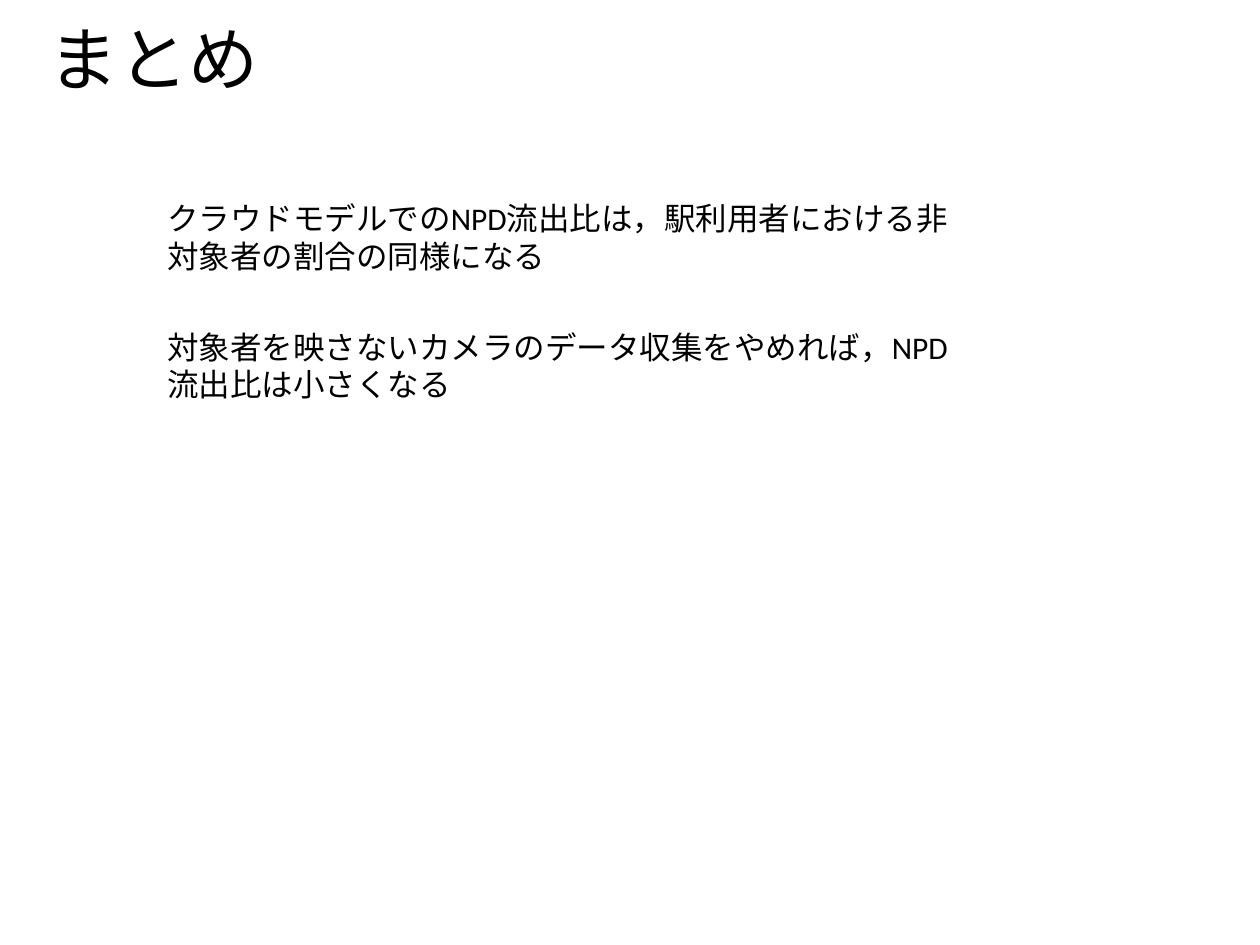
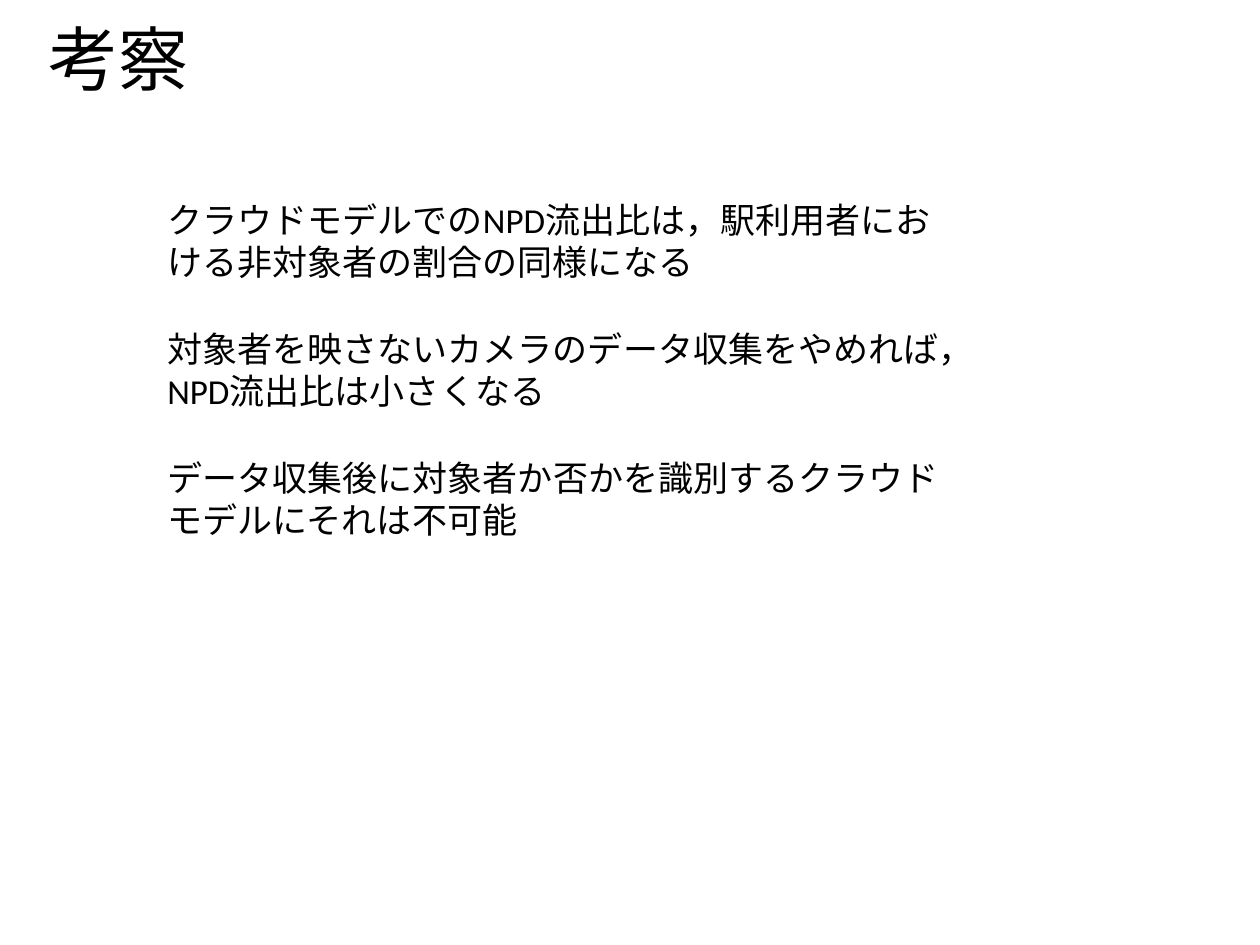
Before and after one commit to ao-megane/LplcOpenDataConverter, a slide deck: slide 18 of LplcOpenDataConverter/LplcOpenDataConverter/プレゼン/多地点カメラを用いた見守りサービスにおける第三者のプライバシデータ流出比の定量評価.pptx (slide 15 before the commit). Drawn at 1260x945 pixels with LibreOffice and Linux fonts; fonts in the diff are those of the drawing; background and template pictures are left out. Boxes give left, top, right and bottom in pixels: in the first picture for what was removed or moved away, otherwise in the second. Text is boxed around its words. In the diff, an @@ line names an element or a change of style, - is before the commit and + after.

```diff
--- a/LplcOpenDataConverter/LplcOpenDataConverter/プレゼン/多地点カメラを用いた見守りサービスにおける第三者のプライバシデータ流出比の定量評価.pptx
+++ b/LplcOpenDataConverter/LplcOpenDataConverter/プレゼン/多地点カメラを用いた見守りサービスにおける第三者のプライバシデータ流出比の定量評価.pptx
@@ title at (48, 26, 188, 91): text changed @@
-まとめ
+考察
@@ text "クラウドモデルでのNPD流出比は，駅利用者における非対象者の割合の同様になる" at (167, 203, 931, 278): size 18 to 20 pt @@
@@ text "対象者を映さないカメラのデータ収集をやめれば，NPD流出比は小さくなる" at (167, 332, 974, 407): size 18 to 20 pt @@
@@ text added at (167, 461, 938, 536), 20 pt, text #000000 @@
+データ収集後に対象者か否かを識別するクラウドモデルにそれは不可能
```
Also in this commit, not shown: 11 other slides changed, 5 slides added, 1 slide removed, 1 other file.
